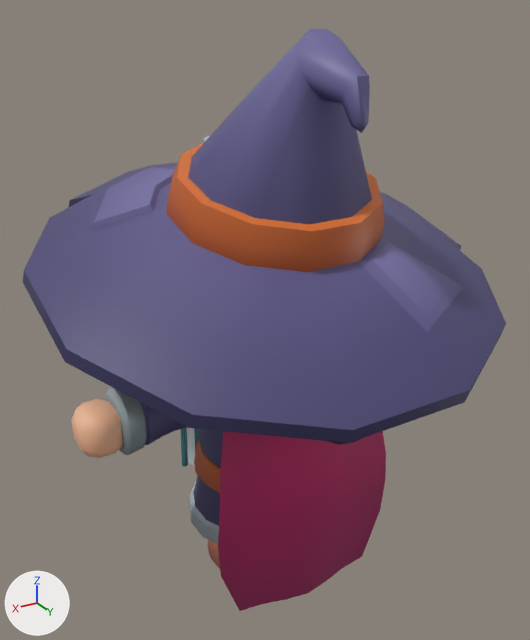
The glTF model assets/models/mage.glb as it was, and as the next commit left it.
One viewpoint serves both versions: a camera (50 mm lens) standing at (1.67, 2.74, 2.8) and looking at (0.0, -0.03, 1.41). The lights are fixed; the arrows at lower left show +X, +Y and +Z. The picture after the commit comes second. Vertices at exactly the same position are counted once.

Names of what the first picture shows: 'mage_body'.
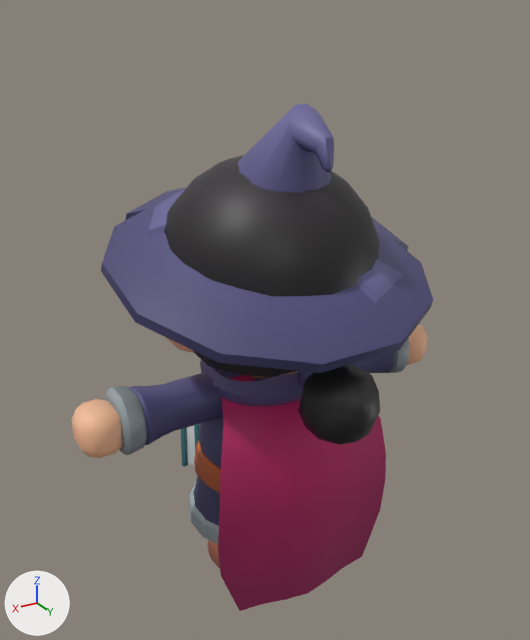
What changed in the scene script:
```text
Change me_mage:
    used by ob_mage_body; location = (0.0, 0.0, 0.0)
    remove me_mage.from_pydata(...)  # 2346 vertices, 4509 faces; spans x -1.05..1.05, y -1.02..1.02, z 0.0..2.72
    add me_mage.from_pydata(...)  # 2346 vertices, 4509 faces; spans x -0.97..0.97, y -0.72..0.75, z 0.0..2.44
    me_mage part 1: the loose piece of 168 vertices spanning x -1.05..1.05, y -1.02..1.02, z 1.38..2.72 is scaled about its middle by 0.7, then moved by (0.0, 0.0, -0.08)
    other edits to the shape of me_mage do not show in these pictures
```

Pixel boxes (x1, y1, x2, y2) of what changed, in the pictures (530 x 640 px; the box of a moved part takes in the faces that stretch with it):
'mage_body', reshaped (25% narrower, 13% shorter): before (23, 29, 506, 611); after (71, 104, 433, 611)
part 1 of me_mage, moved or reshaped: before (23, 29, 506, 443); after (101, 104, 433, 373)
